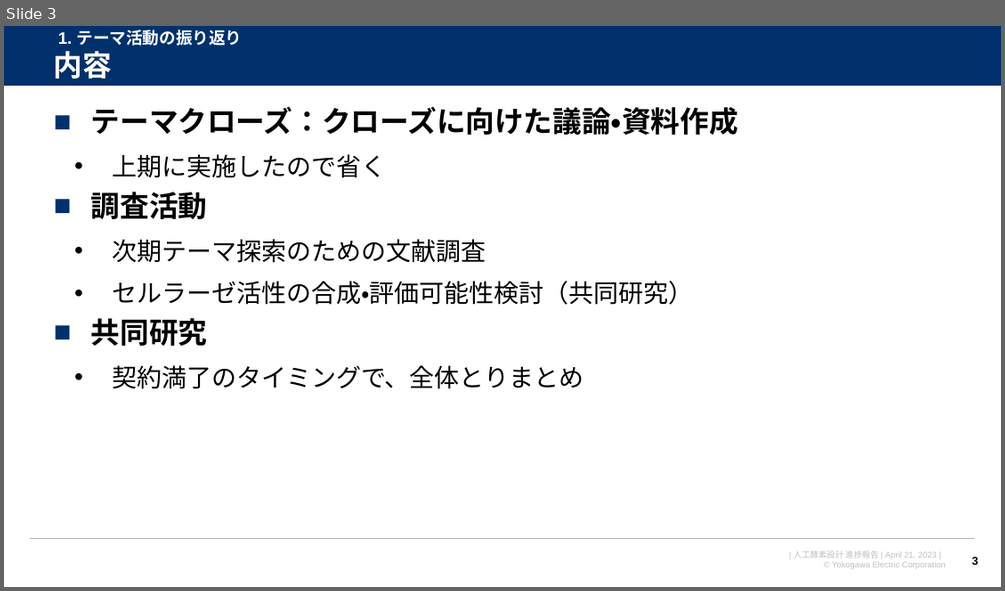
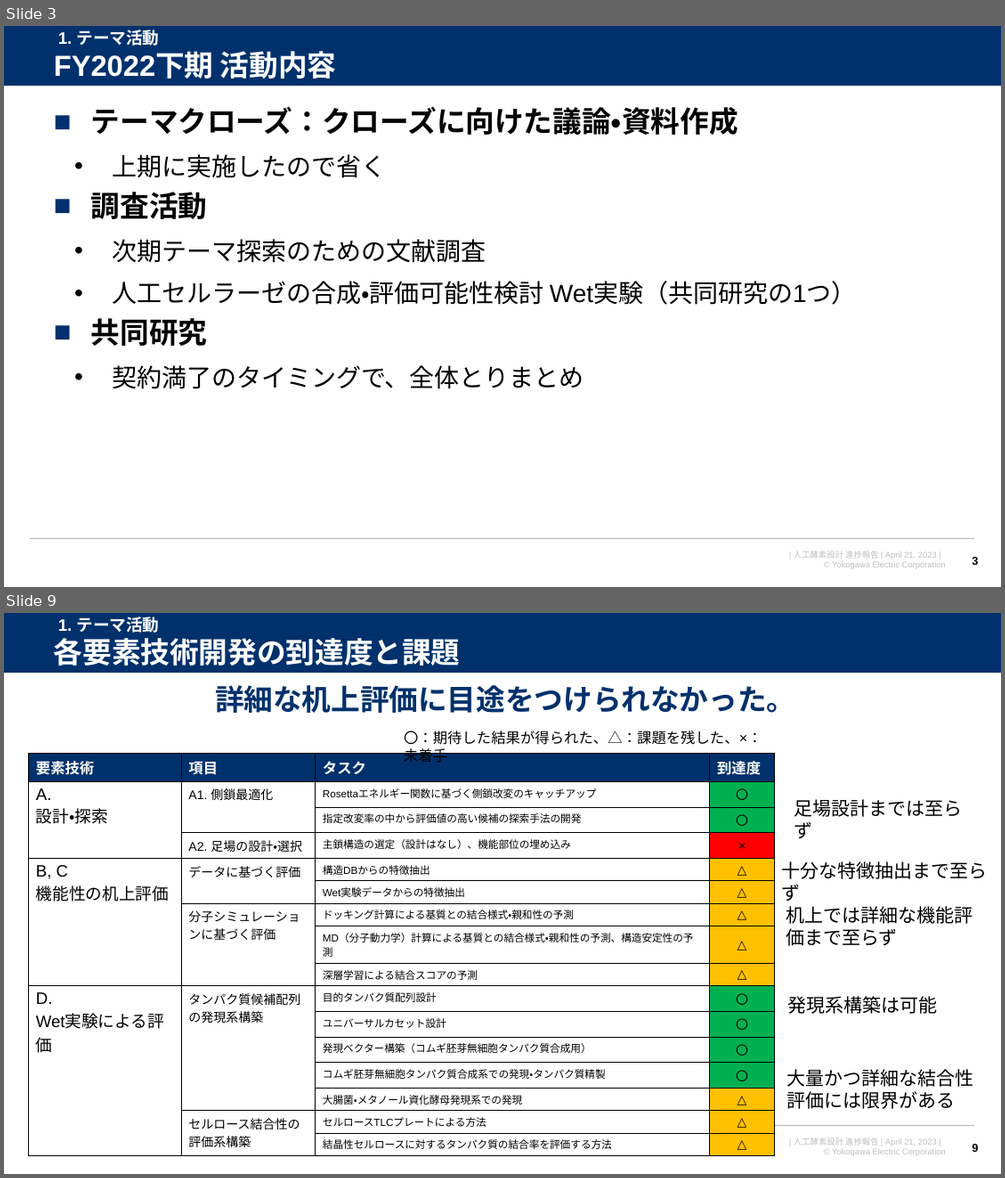
Before and after one commit to watarukumagai-git/denovo, a slide deck: joint_res/230421_人工酵素設計_進捗報告_rev.0.pptx. Shown one above the other, each under a label of ours: slide 3 before the commit, slides 3 and 9 after it; the slides between them are not shown. The pictures are 1005x591 and 1005x1178 pixels, drawn with LibreOffice and Linux fonts; fonts in the diff are those of the drawing; background and template pictures are left out. Boxes give left, top, right and bottom in pixels: in the first picture for what was removed or moved away, otherwise in the second. Text is boxed around its words. In the diff, an @@ line names an element or a change of style, - is before the commit and + after.

```diff
--- a/joint_res/230421_人工酵素設計_進捗報告_rev.0.pptx
+++ b/joint_res/230421_人工酵素設計_進捗報告_rev.0.pptx
@@ slide 9 added at (x1=4, y1=613, x2=1001, y2=1174), background #FFFFFF; not listed: 4 template elements that a slide beside it also shows @@
@@ title added at (x1=54, y1=638, x2=461, y2=666), 28 pt, text #FFFFFF, bold @@
+各要素技術開発の到達度と課題
@@ text added at (x1=58, y1=617, x2=160, y2=633), 16 pt, text #FFFFFF, bold @@
+1. テーマ活動
@@ text added at (x1=215, y1=685, x2=795, y2=713), 28 pt, text #00316C, bold @@
+詳細な机上評価に目途をつけられなかった。
@@ text added at (x1=404, y1=730, x2=762, y2=762), 14 pt, text #000000 @@
+〇：期待した結果が得られた、△：課題を残した、×：未着手
@@ table added at (x1=29, y1=753, x2=775, y2=1152), 16 rows, 4 columns @@
+要素技術 | 項目 | タスク | 到達度
+A. / 設計・探索 | A1. 側鎖最適化 | Rosettaエネルギー関数に基づく側鎖改変のキャッチアップ | 〇
+ |  | 指定改変率の中から評価値の高い候補の探索手法の開発 | 〇
+ | A2. 足場の設計・選択 | 主鎖構造の選定（設計はなし）、機能部位の埋め込み | ×
+B, C / 機能性の机上評価 | データに基づく評価 | 構造DBからの特徴抽出 | △
+ |  | Wet実験データからの特徴抽出 | △
+ | 分子シミュレーションに基づく評価 | ドッキング計算による基質との結合様式・親和性の予測 | △
+ |  | MD（分子動力学）計算による基質との結合様式・親和性の予測、構造安定性の予測 | △
+ |  | 深層学習による結合スコアの予測 | △
+D. / Wet実験による評価 | タンパク質候補配列の発現系構築 | 目的タンパク質配列設計 | 〇
+ |  | ユニバーサルカセット設計 | 〇
+ |  | 発現ベクター構築（コムギ胚芽無細胞タンパク質合成用） | 〇
+ |  | コムギ胚芽無細胞タンパク質合成系での発現・タンパク質精製 | 〇
+ |  | 大腸菌・メタノール資化酵母発現系での発現 | △
+ | セルロース結合性の評価系構築 | セルロースTLCプレートによる方法 | △
+ |  | 結晶性セルロースに対するタンパク質の結合率を評価する方法 | △
@@ text added at (x1=794, y1=799, x2=963, y2=817), 18 pt, text #000000 @@
+足場設計までは至らず
@@ text added at (x1=782, y1=861, x2=987, y2=879), 18 pt, text #000000 @@
+十分な特徴抽出まで至らず
@@ text added at (x1=785, y1=906, x2=972, y2=946), 18 pt, text #000000 @@
+机上では詳細な機能評価まで至らず
@@ text added at (x1=788, y1=996, x2=938, y2=1013), 18 pt, text #000000 @@
+発現系構築は可能
@@ text added at (x1=786, y1=1069, x2=973, y2=1109), 18 pt, text #000000 @@
+大量かつ詳細な結合性評価には限界がある
@@ page number added at (x1=971, y1=1143, x2=978, y2=1154), 11 pt, text #000000, bold @@
+9
@@ slide 3 changed as well @@
@@ title at (x1=54, y1=51, x2=337, y2=79): text changed @@
-内容
+FY2022下期 活動内容
@@ text at (x1=58, y1=30, x2=160, y2=46): text changed @@
-1. テーマ活動の振り返り
+1. テーマ活動
@@ text at (x1=112, y1=281, x2=857, y2=305): text changed @@
-  • セルラーゼ活性の合成・評価可能性検討（共同研究）
+  • 人工セルラーゼの合成・評価可能性検討 Wet実験（共同研究の1つ）
```
Also in this commit, not shown: 8 other slides changed, 12 other slides added, 1 slide removed.
